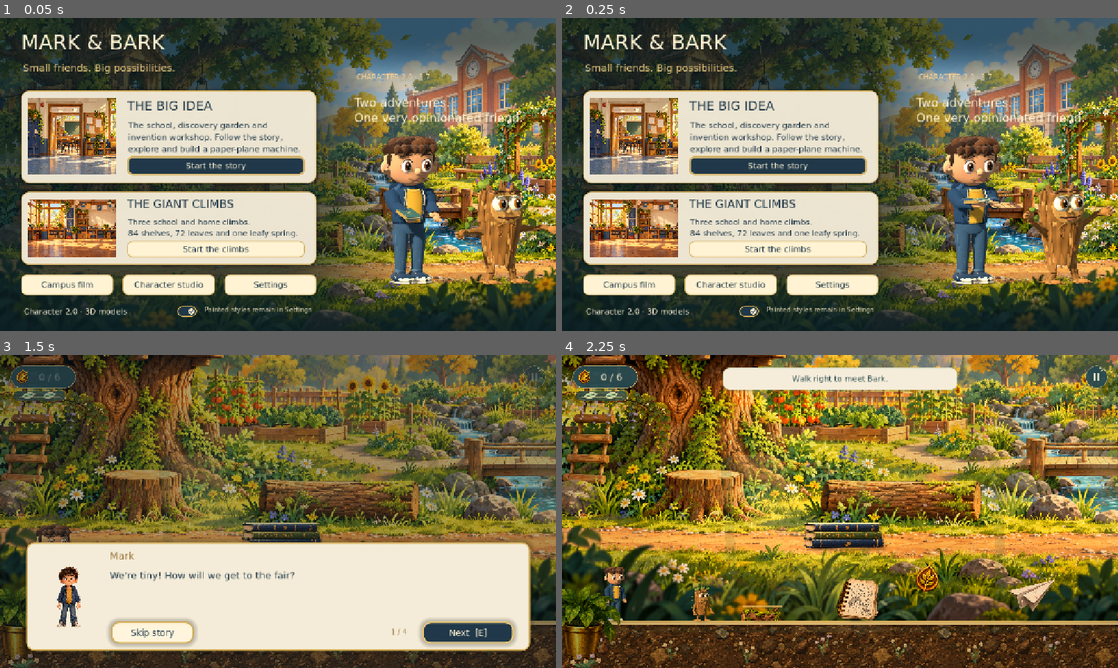
Above: before the commit, frames 1-4 (two rows, left to right).
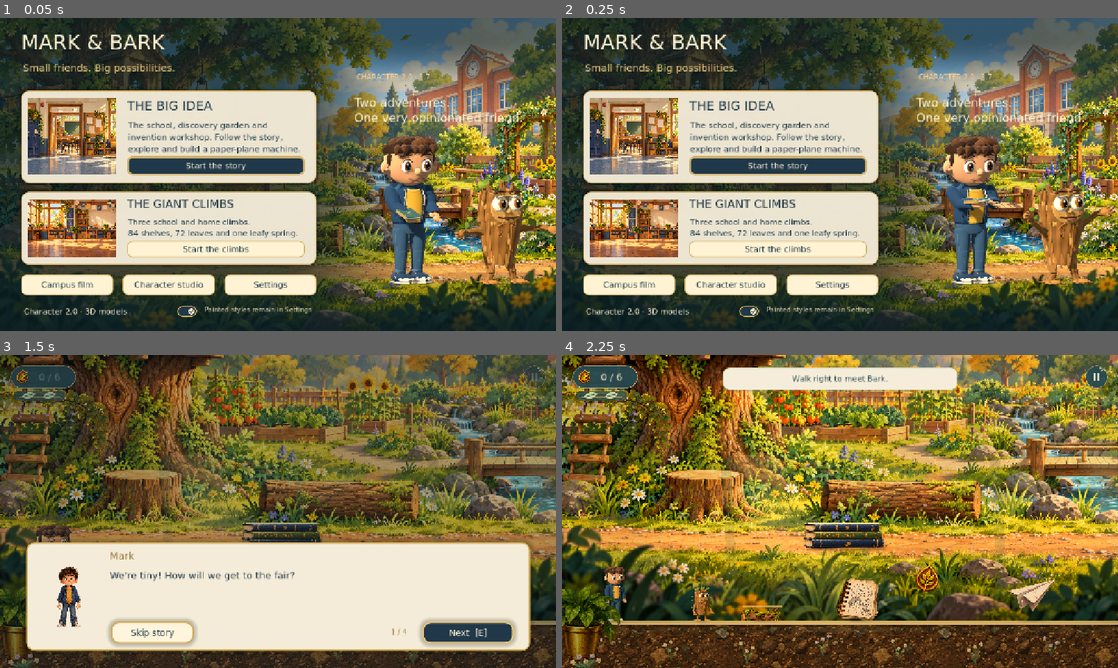
Above: after the commit, the same moments.

Repository: skhaze94-cloud/Mark-and-Bark
Game: Godot game, scene res://scenes/adventures.tscn
The game is run twice, just before and just after one commit, with the same random seed, the same clock (stepped at 60 frames per second) and the same inputs.
Inputs:
- Up to frame 1 (0.05 s): no input
- Up to frame 2 (0.25 s): no input
- Up to frame 3 (1.5 s): click "Start the story" at 0.5 s; click "Skip intro [E]" at 1.25 s
- Up to frame 4 (2.25 s): click "Skip story" at 2 s

The runs differ from the first frame. In frame 1, less than 0.1% of the frame differs, in the area x 69-78%, y 53-68%; in frame 2, less than 0.1%, in the area x 69-79%, y 53-68%; in frame 3, nothing differs; in frame 4, less than 0.1%.

Commit message:
Polish bending joints and keep studio jumps clear of the heading
Overlap Mark's cloth at articulated limb pivots so deep bends keep a continuous silhouette. Move the performance heading into the studio header and reserve space for the 3D jump arc. Refresh the native studio preview.

Diff:
--- a/scripts/animation_studio.gd
+++ b/scripts/animation_studio.gd
@@ -26,7 +26,7 @@
 	label("MARK & BARK",Rect2(44,20,650,48),36)
 	label("CHARACTER 2.0  /  3D PERFORMANCE STUDIO  /  3.7",Rect2(47,72,900,30),17,Color("8a713f"))
 	button("All adventures",Rect2(1040,32,192,52),func():Adventures.go(Adventures.HOME))
-	headline=label("",Rect2(80,140,1120,38),25);headline.horizontal_alignment=HORIZONTAL_ALIGNMENT_CENTER
+	headline=label("",Rect2(400,24,620,48),22);headline.horizontal_alignment=HORIZONTAL_ALIGNMENT_CENTER
 	label("MARK",Rect2(78,190,270,30),21)
 	label("Curiosity, courage & a very good landing.",Rect2(78,226,166,100),16,Color("6d725f"))
 	label("BARK",Rect2(1040,190,150,30),21)
@@ -138,6 +138,7 @@
 	elif current==5:mark_id="young_actions_notebook";bark_id="bark_actions_hint";state="talk"
 	elif current==6:mark_id="young_actions_jump";bark_id="bark_actions_cheer";state="celebrate"
 	mark.texture=Art.tex(mark_id);bark.texture=Art.tex(bark_id)
+	if is_instance_valid(mark.character3d) and mark.character3d.active:height*=.74
 	mark.position.y=558-height;bark.position.y=558-height*.55
 	if grounded and not last_grounded:
 		mark.land(.7);bark.land(.5)
--- a/scripts/characters/mark_model_3d.gd
+++ b/scripts/characters/mark_model_3d.gd
@@ -183,9 +183,11 @@
 	var skin = _mat("skin", "e9aa73")
 	var shoulder = _joint("shoulder_"+side, spine, Vector3(sign*0.31,0.24,0))
 	shoulder.rotation.z=sign*0.095
+	_oval(shoulder,Vector3.ZERO,Vector3(0.102,0.105,0.10),jacket)
 	_loft(shoulder,[Vector4(-0.30,0.087,0.09,0.01),Vector4(-0.23,0.105,0.105,0),Vector4(-0.10,0.115,0.115,0),Vector4(0.01,0.092,0.09,0)],jacket,20)
 	var elbow = _joint("elbow_"+side, shoulder, Vector3(0,-0.285,0.015))
 	elbow.rotation.x=-0.10
+	_oval(elbow,Vector3.ZERO,Vector3(0.09,0.09,0.094),jacket)
 	_loft(elbow,[Vector4(-0.285,0.072,0.075,0),Vector4(-0.245,0.092,0.095,0),Vector4(-0.12,0.09,0.095,0.015),Vector4(0.02,0.09,0.092,0)],jacket,20)
 	for n in range(3):
 		var y: float=-0.12-float(n)*0.045
@@ -206,10 +208,13 @@
 	var denim_light=_mat("denim_light","57768a")
 	var denim_dark=_mat("denim_dark","293e52")
 	var thigh=_joint("thigh_"+side,hips,Vector3(sign*0.14,-0.015,0))
+	_oval(thigh,Vector3.ZERO,Vector3(0.122,0.10,0.126),denim)
 	var thigh_shape=Node3D.new();thigh.add_child(thigh_shape);thigh_shape.scale.y=0.34/0.405
 	_loft(thigh_shape,[Vector4(-0.415,0.092,0.095,0),Vector4(-0.32,0.105,0.11,0),Vector4(-0.14,0.12,0.125,0),Vector4(0.03,0.125,0.13,0)],denim,24)
 	_tube(thigh_shape,[Vector3(sign*0.11,-0.05,0.065),Vector3(sign*0.11,-0.21,0.065),Vector3(sign*0.086,-0.40,0.047)],0.0035,denim_light)
 	var knee=_joint("knee_"+side,thigh,Vector3(0,-0.34,0))
+	# Rounded cloth overlaps the open loft ends throughout a deep knee bend.
+	_oval(knee,Vector3.ZERO,Vector3(0.096,0.10,0.102),denim)
 	var knee_shape=Node3D.new();knee.add_child(knee_shape);knee_shape.scale.y=0.34/0.405
 	_loft(knee_shape,[Vector4(-0.40,0.081,0.08,0),Vector4(-0.34,0.084,0.082,0.01),Vector4(-0.20,0.09,0.089,0.005),Vector4(-0.03,0.095,0.101,0),Vector4(0.025,0.094,0.10,0)],denim,24)
 	for n in range(3):
Binary file changed: docs/previews/character_2_0_3_7.jpg
